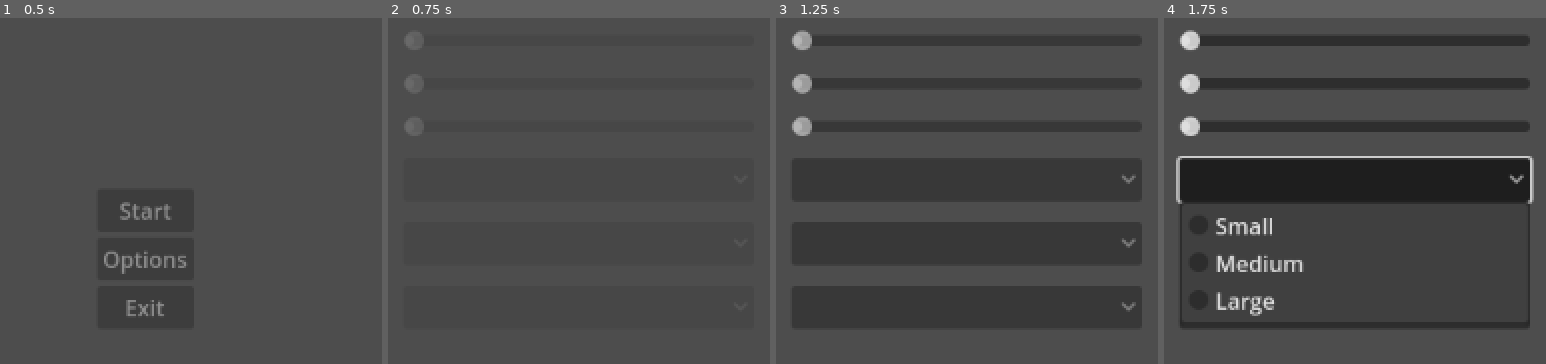
Above: before the commit, frames 1-4 (left to right).
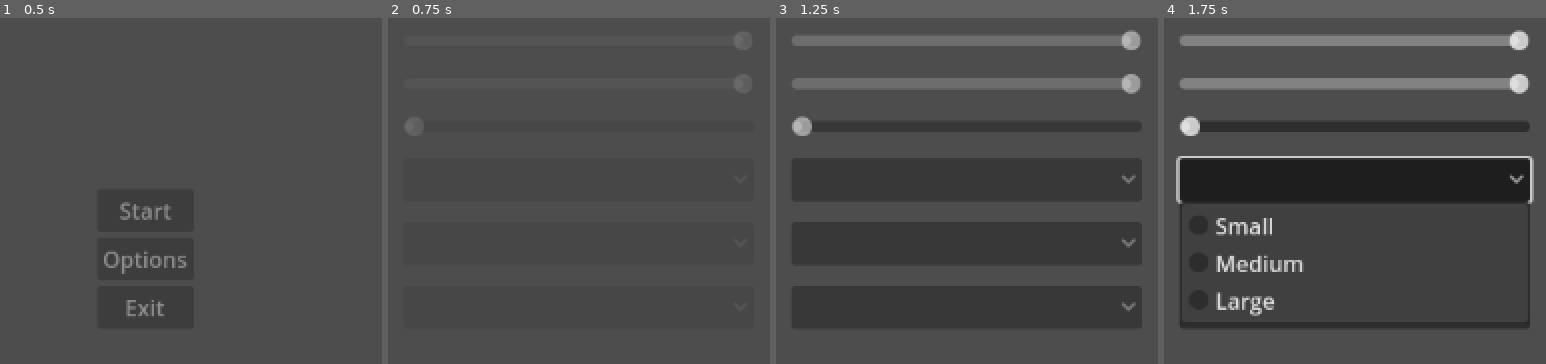
Above: after the commit, the same moments.

Repository: SethBradley/Magic-Girl-Jam
Game: Godot game, scene res://src/screen_start/start_screen.tscn
Two runs of this game, one before a commit and one after it. Both use one fixed random seed, a clock stepped at 60 frames per second and the inputs below.
Inputs (mouse positions are in pixels of both pictures, inside the frame that each line leads up to):
- Up to frame 1 (0.5 s): no input
- Up to frame 2 (0.75 s): click "Options" at 0.5 s
- Up to frame 3 (1.25 s): no input
- Up to frame 4 (1.75 s): click (1355, 180) at 1.25 s

Frame 1 is identical in both runs. In frame 2, 0.2% of the frame differs, in the area x 90-94%, y 4-21%; in frame 3, 6.1%; in frame 4, 6.6%, in the area x 4-96%, y 3-22%.

Commit message:
Squashed commit of the following:
commit 35973a3eb8019c6b675af1c3332f29e6fc68bf4a
Author: thisiscoinbirdface <142752402+thisiscoinbirdface@users.noreply.github.com>
Date:   Tue Aug 12 22:48:59 2025 +0530

    audio sliders work.

commit 7ae090d054e3d22ce0993010f6e866d0ce1df195
Author: thisiscoinbirdface <142752402+thisiscoinbirdface@users.noreply.github.com>
Date:   Tue Aug 12 22:34:33 2025 +0530

    added audio buses

Diff:
--- /dev/null
+++ b/default_bus_layout.tres
@@ -0,0 +1,15 @@
+[gd_resource type="AudioBusLayout" format=3 uid="uid://chp3kksrnmd4w"]
+
+[resource]
+bus/1/name = &"music"
+bus/1/solo = false
+bus/1/mute = false
+bus/1/bypass_fx = false
+bus/1/volume_db = 0.0
+bus/1/send = &"Master"
+bus/2/name = &"sfx"
+bus/2/solo = false
+bus/2/mute = false
+bus/2/bypass_fx = false
+bus/2/volume_db = 0.0
+bus/2/send = &"Master"
--- a/project.godot
+++ b/project.godot
@@ -15,6 +15,10 @@
 config/features=PackedStringArray("4.4", "GL Compatibility")
 config/icon="res://icon.svg"
 
+[autoload]
+
+Settings="*res://src/scripts/Settings.gd"
+
 [dotnet]
 
 project/assembly_name="Magic Girl Game"
--- a/src/screen_options/options_menu.tscn
+++ b/src/screen_options/options_menu.tscn
@@ -1,4 +1,22 @@
-[gd_scene load_steps=4 format=3 uid="uid://c054ld1rof57w"]
+[gd_scene load_steps=6 format=3 uid="uid://c054ld1rof57w"]
+
+[ext_resource type="Script" uid="uid://crb02df607v3y" path="res://src/screen_options/v_box_container.gd" id="1_g3p8v"]
+[ext_resource type="AudioStream" uid="uid://bkyq1nl2bffsd" path="res://src/screen_options/Sketchbook 2024-10-13.ogg" id="2_d6rgl"]
+
+[sub_resource type="Animation" id="Animation_g3p8v"]
+length = 0.001
+tracks/0/type = "value"
+tracks/0/imported = false
+tracks/0/enabled = true
+tracks/0/path = NodePath(".:modulate")
+tracks/0/interp = 1
+tracks/0/loop_wrap = true
+tracks/0/keys = {
+"times": PackedFloat32Array(0),
+"transitions": PackedFloat32Array(1),
+"update": 0,
+"values": [Color(1, 1, 1, 1)]
+}
 
 [sub_resource type="Animation" id="Animation_ficko"]
 resource_name = "fade_in"
@@ -13,21 +31,6 @@
 "transitions": PackedFloat32Array(1, 1),
 "update": 0,
 "values": [Color(1, 1, 1, 0), Color(1, 1, 1, 1)]
-}
-
-[sub_resource type="Animation" id="Animation_g3p8v"]
-length = 0.001
-tracks/0/type = "value"
-tracks/0/imported = false
-tracks/0/enabled = true
-tracks/0/path = NodePath(".:modulate")
-tracks/0/interp = 1
-tracks/0/loop_wrap = true
-tracks/0/keys = {
-"times": PackedFloat32Array(0),
-"transitions": PackedFloat32Array(1),
-"update": 0,
-"values": [Color(1, 1, 1, 1)]
 }
 
 [sub_resource type="AnimationLibrary" id="AnimationLibrary_d6rgl"]
@@ -51,12 +54,19 @@
 offset_right = 724.0
 offset_bottom = 399.0
 theme_override_constants/separation = 15
+script = ExtResource("1_g3p8v")
 
 [node name="Slider_Music" type="HSlider" parent="VBoxContainer"]
 layout_mode = 2
+max_value = 1.0
+step = 0.1
+value = 1.0
 
 [node name="Slider_SFX" type="HSlider" parent="VBoxContainer"]
 layout_mode = 2
+max_value = 1.0
+step = 0.1
+value = 1.0
 
 [node name="Slider_Brightness" type="HSlider" parent="VBoxContainer"]
 layout_mode = 2
@@ -94,3 +104,12 @@
 &"": SubResource("AnimationLibrary_d6rgl")
 }
 autoplay = "fade_in"
+
+[node name="TestAudio" type="AudioStreamPlayer2D" parent="VBoxContainer"]
+stream = ExtResource("2_d6rgl")
+autoplay = true
+bus = &"music"
+parameters/looping = false
+
+[connection signal="value_changed" from="VBoxContainer/Slider_Music" to="VBoxContainer" method="_on_slider_music_value_changed"]
+[connection signal="value_changed" from="VBoxContainer/Slider_SFX" to="VBoxContainer" method="_on_slider_sfx_value_changed"]
--- /dev/null
+++ b/src/screen_options/v_box_container.gd
@@ -0,0 +1,22 @@
+extends VBoxContainer
+
+var bus_index: int
+
+# audio functions
+# music and sfx play through their own audio buses
+# the sliders set the bus volume directly
+# the sliders set Settings.variable as well (but this setting isn't used)
+
+# music volume
+func _on_slider_music_value_changed(value: float) -> void:
+	bus_index = AudioServer.get_bus_index("music")
+	Settings.mus_vol = value
+	AudioServer.set_bus_volume_db(bus_index, linear_to_db(value)) # make this a set_audio_vol() function?
+	pass # Replace with function body.
+
+# sfx volume
+func _on_slider_sfx_value_changed(value: float) -> void:
+	bus_index = AudioServer.get_bus_index("sfx")
+	Settings.mus_vol = value
+	AudioServer.set_bus_volume_db(bus_index, linear_to_db(value)) # make this a set_sfx_vol() function?
+	pass # Replace with function body.
--- a/src/screen_start/start_screen.tscn
+++ b/src/screen_start/start_screen.tscn
@@ -1,6 +1,21 @@
 [gd_scene load_steps=5 format=3 uid="uid://db4tht5rdbg4f"]
 
 [ext_resource type="Script" uid="uid://qo73fl7pfcue" path="res://src/screen_start/start_screen.gd" id="1_xgn5t"]
+
+[sub_resource type="Animation" id="Animation_lufsh"]
+length = 0.001
+tracks/0/type = "value"
+tracks/0/imported = false
+tracks/0/enabled = true
+tracks/0/path = NodePath(".:modulate")
+tracks/0/interp = 1
+tracks/0/loop_wrap = true
+tracks/0/keys = {
+"times": PackedFloat32Array(0),
+"transitions": PackedFloat32Array(1),
+"update": 0,
+"values": [Color(1, 1, 1, 1)]
+}
 
 [sub_resource type="Animation" id="Animation_nohf1"]
 resource_name = "fade_in"
@@ -15,21 +30,6 @@
 "transitions": PackedFloat32Array(1, 1),
 "update": 0,
 "values": [Color(1, 1, 1, 0), Color(1, 1, 1, 1)]
-}
-
-[sub_resource type="Animation" id="Animation_lufsh"]
-length = 0.001
-tracks/0/type = "value"
-tracks/0/imported = false
-tracks/0/enabled = true
-tracks/0/path = NodePath(".:modulate")
-tracks/0/interp = 1
-tracks/0/loop_wrap = true
-tracks/0/keys = {
-"times": PackedFloat32Array(0),
-"transitions": PackedFloat32Array(1),
-"update": 0,
-"values": [Color(1, 1, 1, 1)]
 }
 
 [sub_resource type="AnimationLibrary" id="AnimationLibrary_lufsh"]
--- /dev/null
+++ b/src/scripts/Settings.gd
@@ -0,0 +1,12 @@
+extends Node
+
+# settings/options variables
+
+var sfx_vol = 10
+var mus_vol = 10
+var brightness = 10
+
+var font_size = 1
+var font_type = 0
+
+var scroll_speed = 1
Not shown, added: src/screen_options/Sketchbook 2024-10-13.ogg.import
Not shown, added: src/screen_options/v_box_container.gd.uid
Not shown, added: src/scripts/Settings.gd.uid
Not shown, added: src/screen_options/Sketchbook 2024-10-13.ogg
